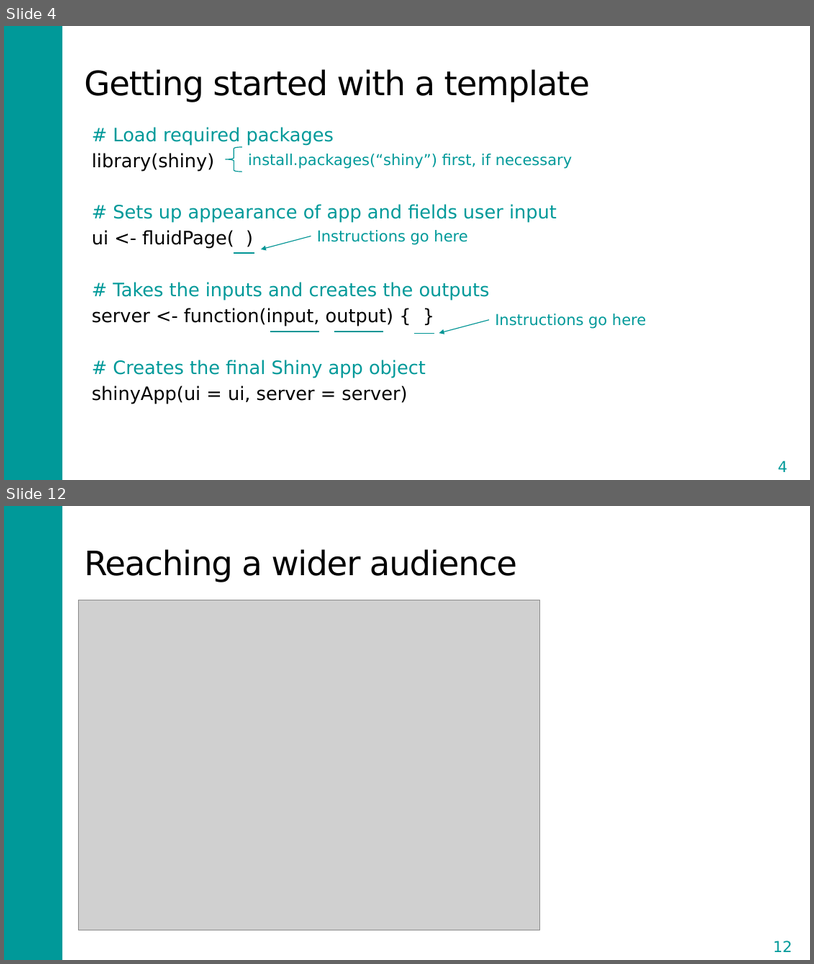
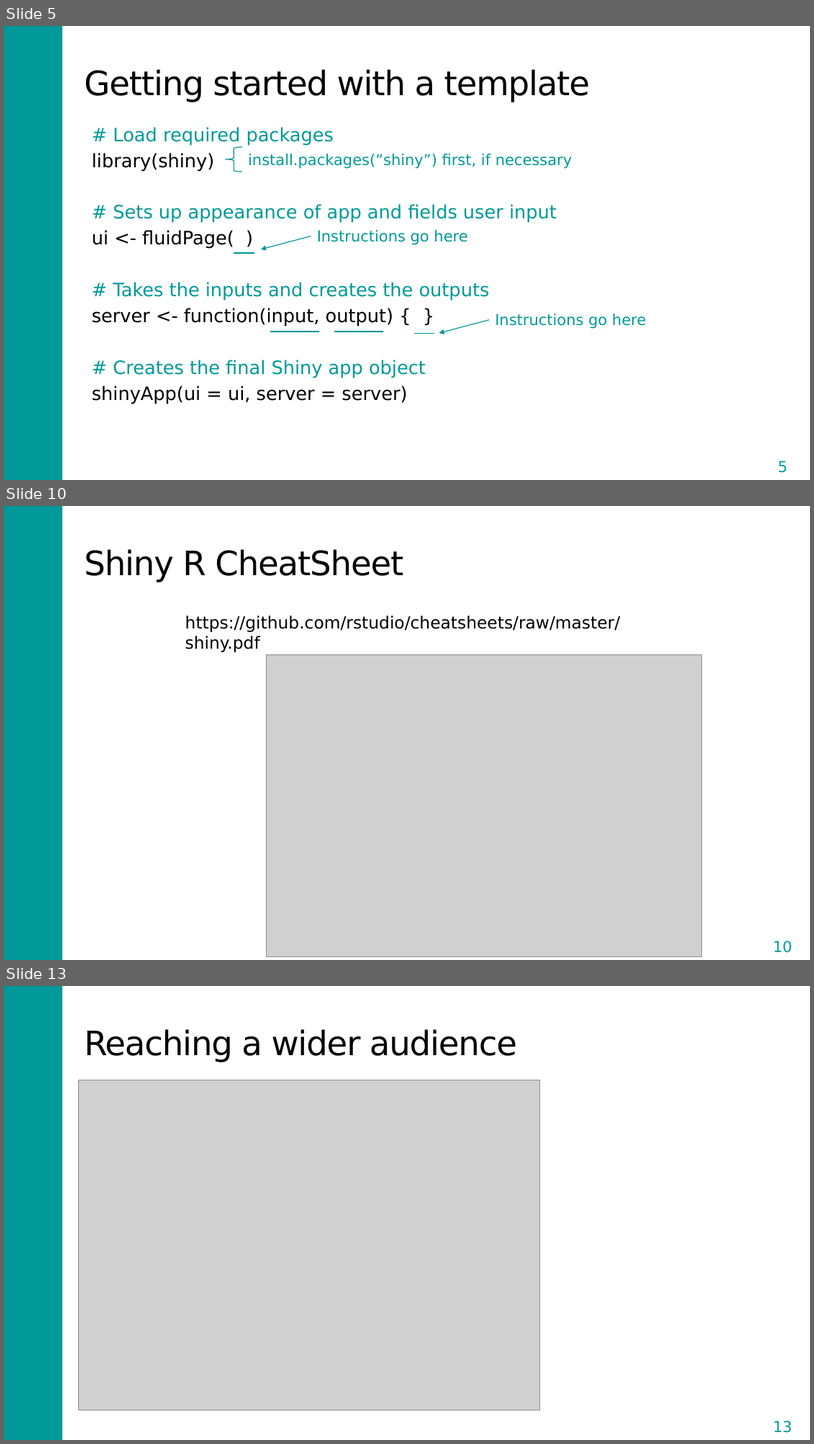
Before and after one commit to DARTH-git/Course-Modularization, a slide deck: static/Course_Modularization/Shiny/Shiny_slides.pptx. Shown one above the other, each under a label of ours: slides 4 and 12 before the commit, slides 5, 10 and 13 after it; the slides between them are not shown. The pictures are 814x964 and 814x1444 pixels, drawn with LibreOffice and Linux fonts; fonts in the diff are those of the drawing; grey boxes stand for pictures. Boxes give left, top, right and bottom in pixels: in the first picture for what was removed or moved away, otherwise in the second. Text is boxed around its words. In the diff, an @@ line names an element or a change of style, - is before the commit and + after.

Commit message:
changes on shiny and sens. analysis

```diff
--- a/static/Course_Modularization/Shiny/Shiny_slides.pptx
+++ b/static/Course_Modularization/Shiny/Shiny_slides.pptx
@@ slide 10 added at <box>4,506,810,960</box>, background #FFFFFF; not listed: 1 template element that a slide beside it also shows @@
@@ title added at <box>84,549,404,582</box>, 40 pt, text #000000 @@
+Shiny R CheatSheet
@@ text added at <box>185,615,620,652</box>, 20 pt, text #000000 @@
+  https://github.com/rstudio/cheatsheets/raw/master/shiny.pdf
@@ picture added at <box>267,655,702,957</box> @@
@@ page number added at <box>759,933,808,959</box>, outline #FFFFFF 1.5 pt, 18 pt, text #009999 @@
+10
@@ what was slide 4 is now slide 5 @@
@@ page number at <box>778,460,787,472</box>: text changed @@
-4
+5
@@ what was slide 12 is now slide 13 @@
@@ page number at <box>774,1420,793,1432</box>: text changed @@
-12
+13
```
Also in this commit, not shown: 1 slide changed, 7 other slides added, 7 slides removed, 13 other files.
